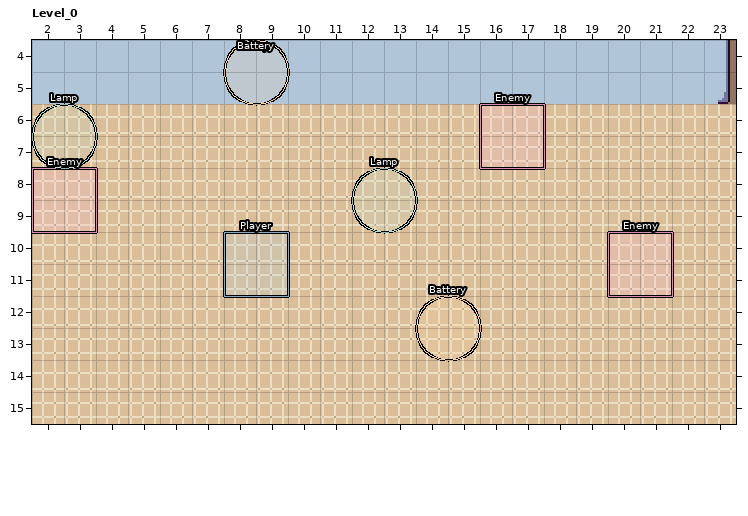
A LDtk project gets an edit: res/maps/light-refraction.ldtk. That is the earlier state.
Cells are 16x16 px. Shown: Level_0 x 2..23, y 4..15.
New version:
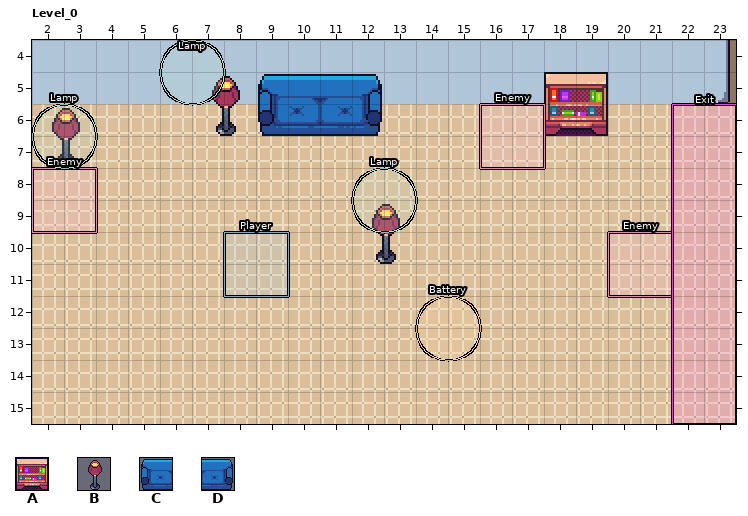
Key: from "LTilesPNG": A 19, B 29, C 57, D 58.
_ is an empty cell.
Objects are placed by their top-left corner, in cells (3,4 is the top-left corner of cell 3,4); size is 1x1 cell unless given.
Tiles of an added or newly shown layer are drawn over the layers below it.
The author wrote: Add support for exits within the game and transfering the player by placing exits on the map
The edit:
Changed rows in their new state; . is an unchanged cell.
Layer "Entities":
changed: "Lamp" ellipse at 8,4 size 2x2 -> "Lamp" ellipse at 6,4 size 2x2
added: "Exit" rectangle at 22,6 size 2x10
removed: "Battery" ellipse at 8,4 size 2x2
Layer "Decoration" (added):
first column x 2:
 5 .....B.C.D......A
 6 B................
 9 ..........B......
